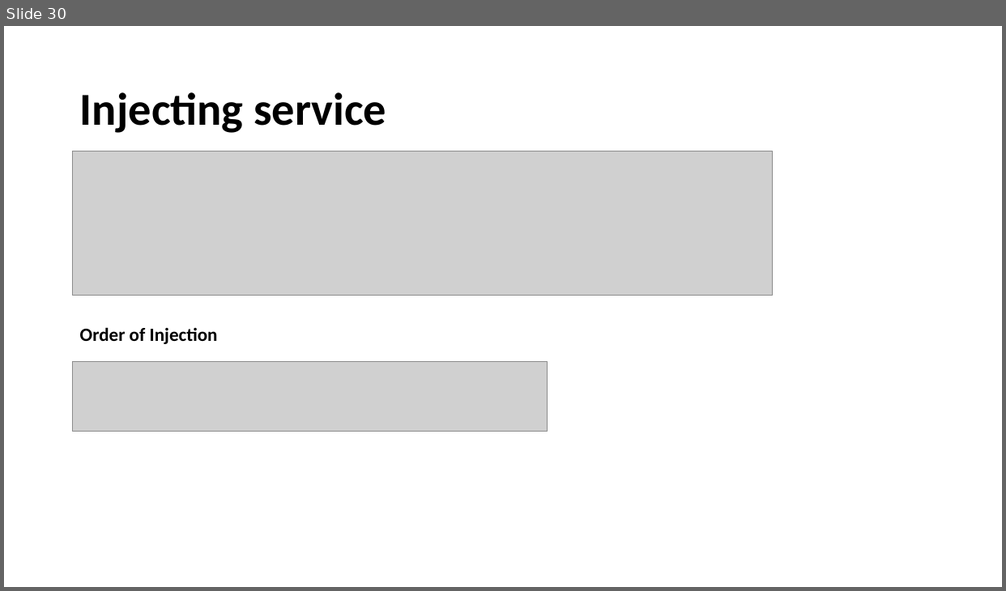
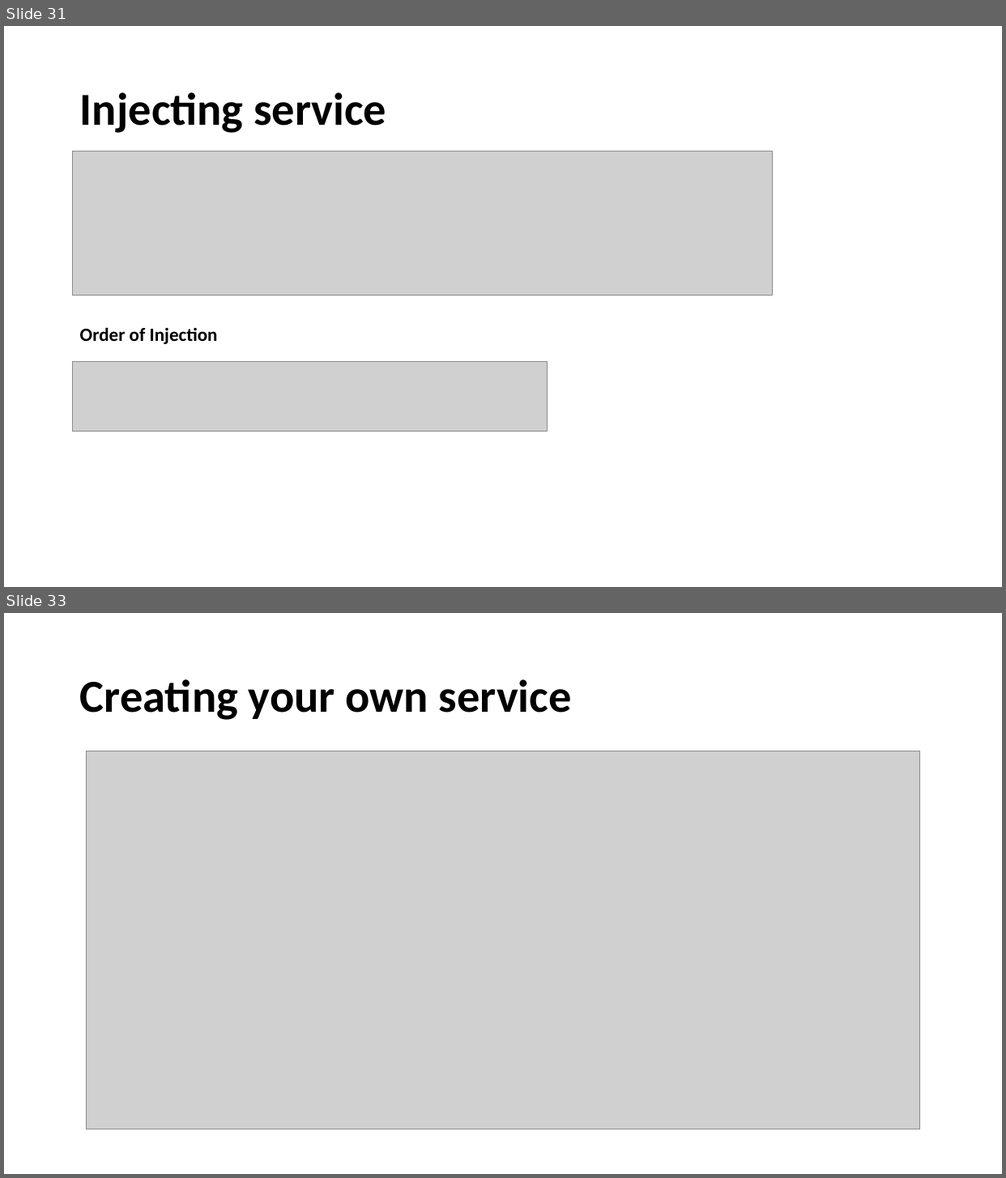
Before and after one commit to santoshkar/Angular, a slide deck: Angular JS draft.pptx. Shown one above the other, each under a label of ours: slide 30 before the commit, slides 31 and 33 after it; the slides between them are not shown. The pictures are 1006x591 and 1006x1178 pixels, drawn with LibreOffice and Linux fonts; fonts in the diff are those of the drawing; grey boxes stand for pictures. Boxes give left, top, right and bottom in pixels: in the first picture for what was removed or moved away, otherwise in the second. Text is boxed around its words. In the diff, an @@ line names an element or a change of style, - is before the commit and + after.

Commit message:
added service

```diff
--- a/Angular JS draft.pptx
+++ b/Angular JS draft.pptx
@@ slide 33 added at box(4, 613, 1002, 1174), background #FFFFFF @@
@@ title added at box(80, 679, 572, 720), 44 pt, text #000000, bold @@
+Creating your own service
@@ picture added at box(87, 752, 920, 1130) @@
@@ what was slide 30 is now slide 31 @@
```
Also in this commit, not shown: 4 slides changed, 1 other slide added, 4 other files.
